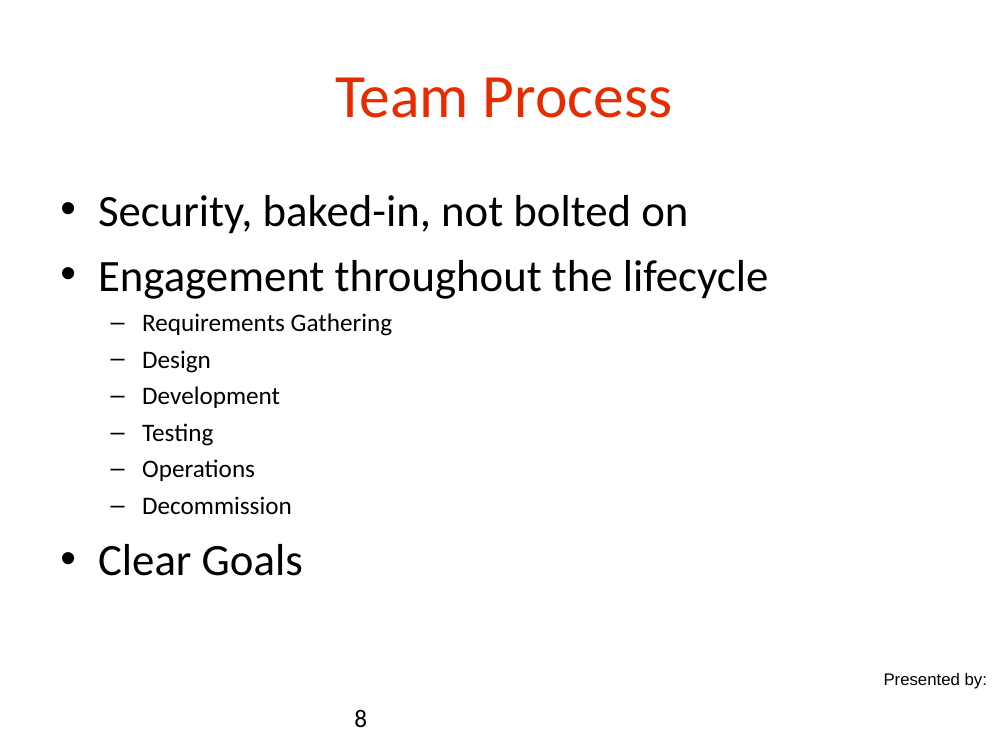
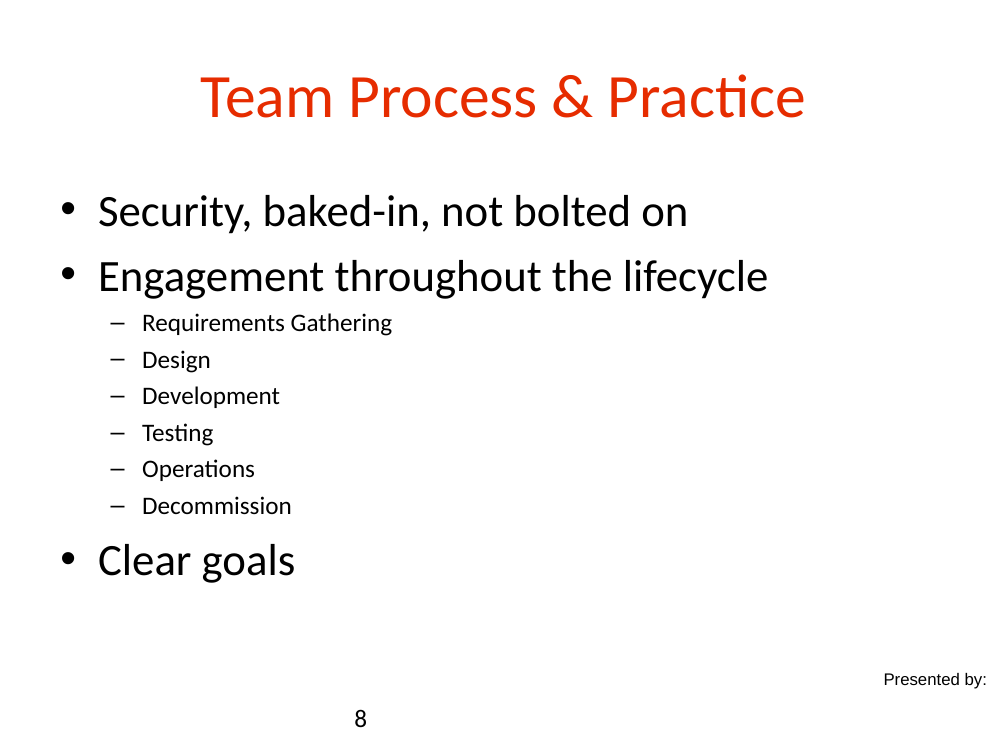
Before and after one commit to danielsomerfield/app-sec-presentation, a slide deck: slide 8 of AppSec Presentation Deck Day 5.ppt. Drawn at 1008x756 pixels with LibreOffice and Linux fonts; fonts in the diff are those of the drawing; background and template pictures are left out. Boxes give left, top, right and bottom in pixels: in the first picture for what was removed or moved away, otherwise in the second. Text is boxed around its words. In the diff, an @@ line names an element or a change of style, - is before the commit and + after.

```diff
--- a/AppSec Presentation Deck Day 5.ppt
+++ b/AppSec Presentation Deck Day 5.ppt
@@ title at [201, 74, 806, 118]: text changed @@
-Team Process
+Team Process & Practice
@@ text at [98, 544, 296, 583]: text changed @@
-• Clear Goals
+• Clear goals
```
Also in this commit, not shown: 11 other slides changed, 4 other files.
